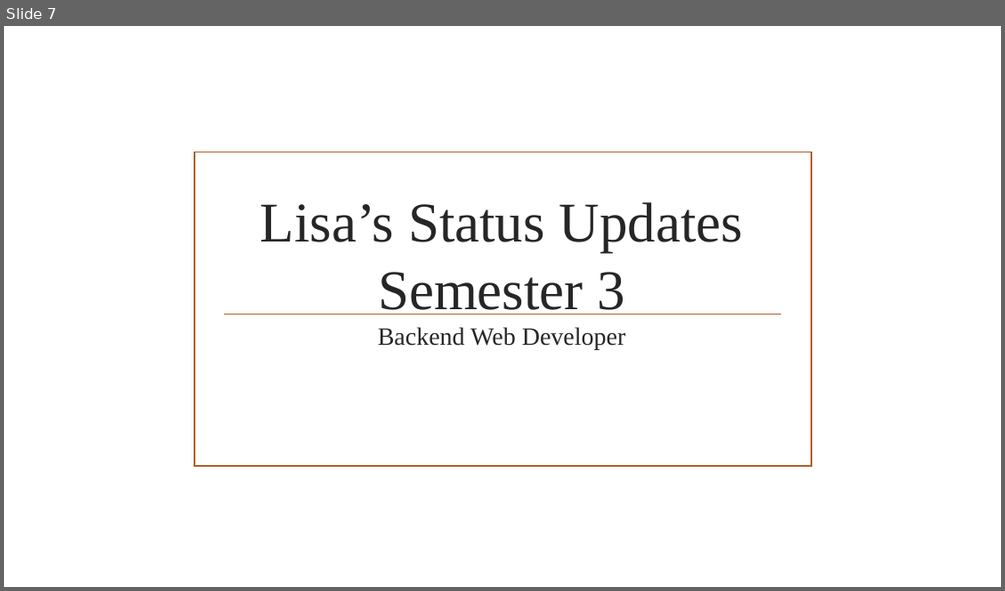
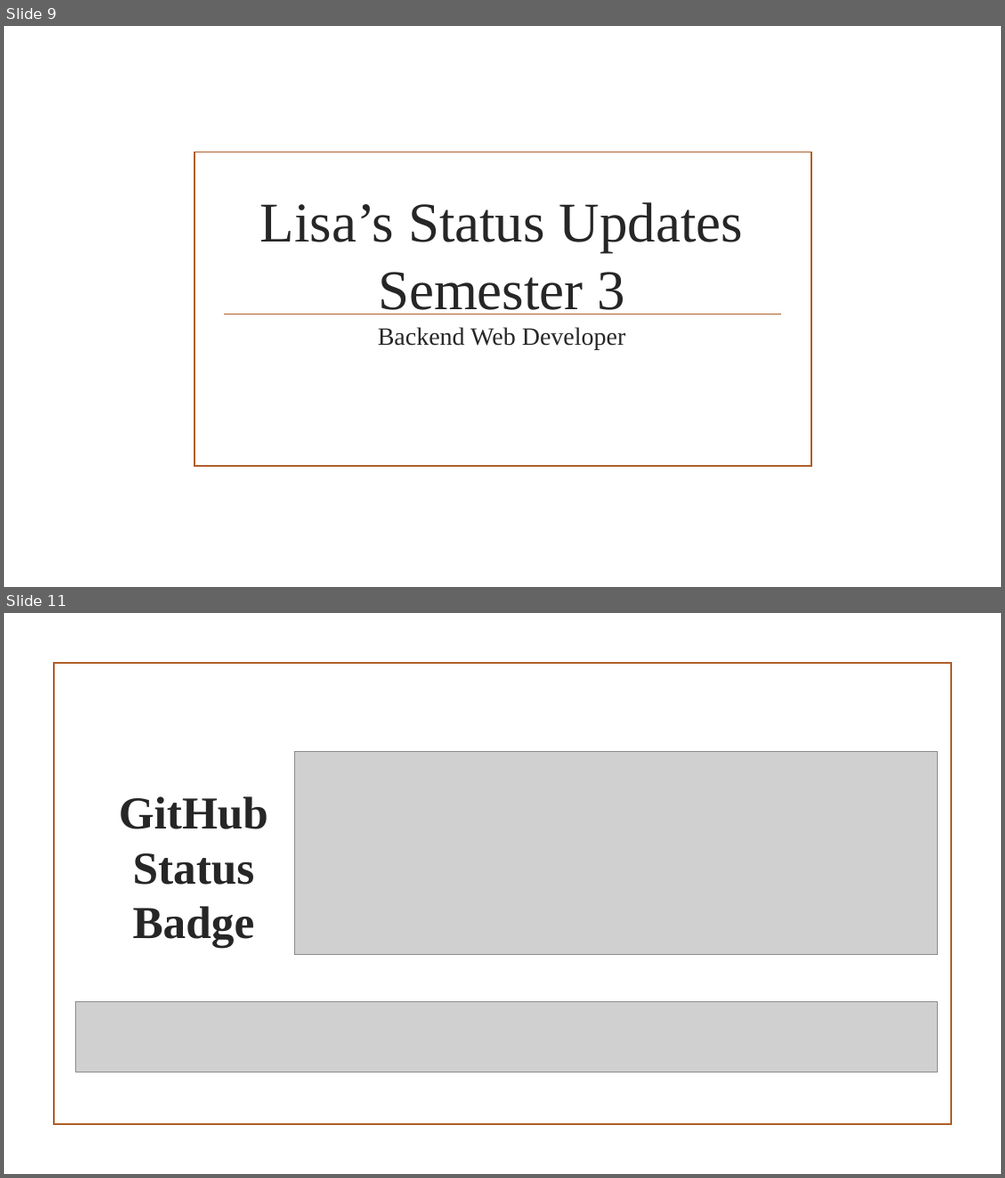
Before and after one commit to lisah246/DAE-Folder, a slide deck: Other/Lisa’s Status Updates.pptx. Shown one above the other, each under a label of ours: slide 7 before the commit, slides 9 and 11 after it; the slides between them are not shown. The pictures are 1005x591 and 1005x1178 pixels, drawn with LibreOffice and Linux fonts; fonts in the diff are those of the drawing; grey boxes stand for pictures; background and template pictures are left out. Boxes give left, top, right and bottom in pixels: in the first picture for what was removed or moved away, otherwise in the second. Text is boxed around its words. In the diff, an @@ line names an element or a change of style, - is before the commit and + after.

```diff
--- a/Other/Lisa’s Status Updates.pptx
+++ b/Other/Lisa’s Status Updates.pptx
@@ slide 11 added at (4, 613, 1001, 1174), background picture (left out) @@
@@ rectangle added at (53, 663, 951, 1125), outline #B15E28 1.25 pt @@
@@ picture added at (295, 751, 938, 955) @@
@@ text added at (119, 796, 268, 948), 44 pt, text #262626, bold @@
+GitHub Status Badge
@@ picture added at (76, 1002, 938, 1072) @@
@@ what was slide 7 is now slide 9 @@
```
Also in this commit, not shown: 1 slide changed, 3 other slides added, 17 other files.
